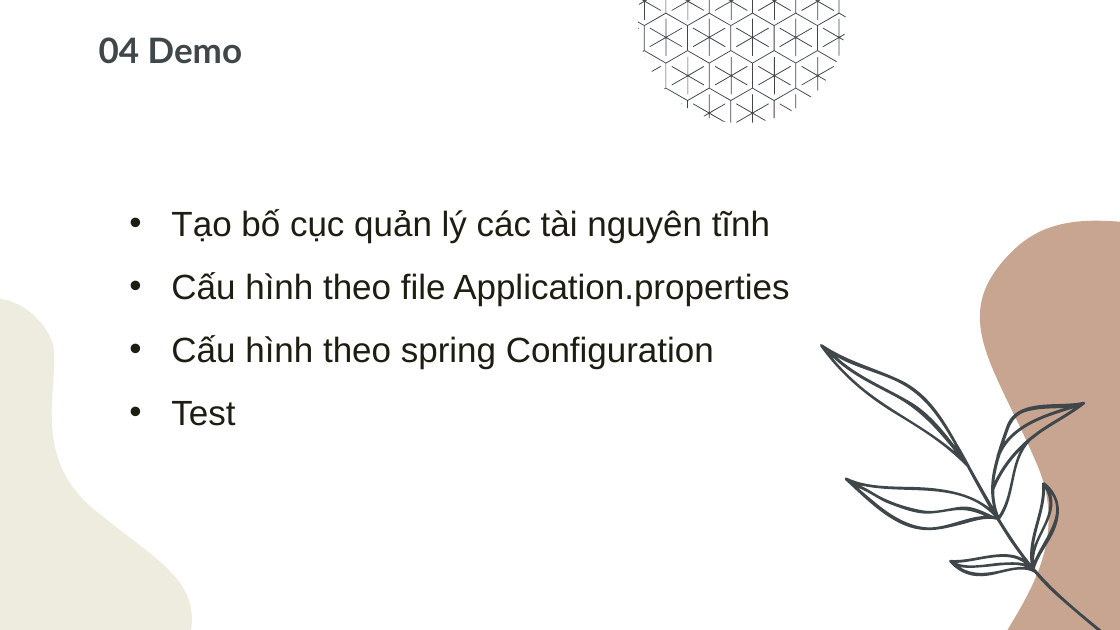
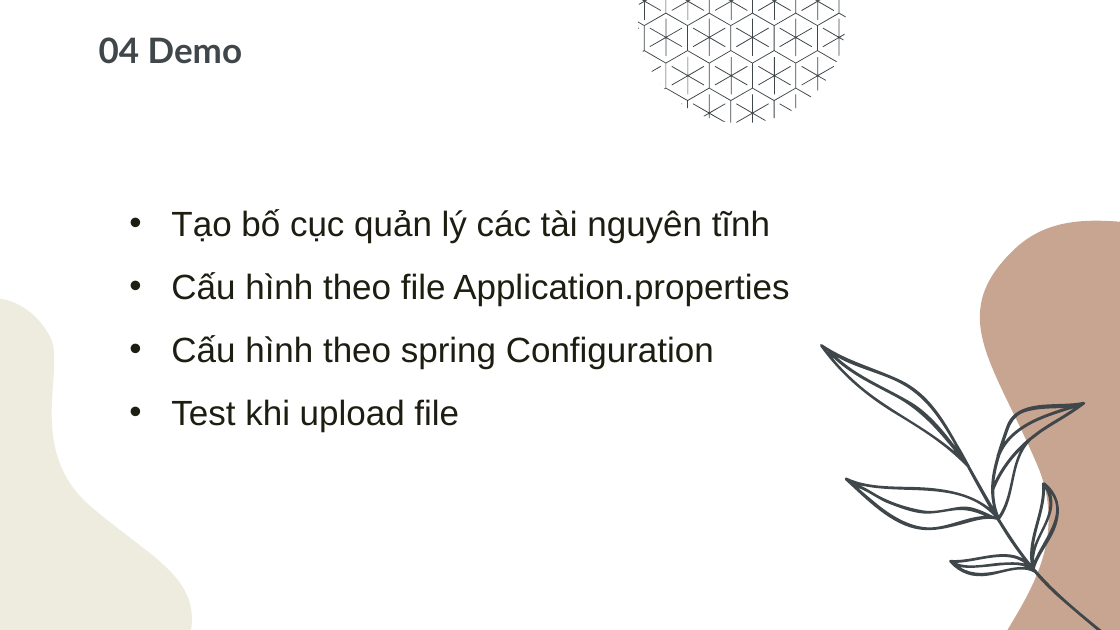
Before and after one commit to VoVanDuc20110635/CongNghePhanMemMoi, a slide deck: slide 19 of Nhom1_QuanLyTaiNguyenTinhVaThuMucTinhTrongSpringBoot.pptx (slide 17 before the commit). Drawn at 1120x630 pixels with LibreOffice and Linux fonts; fonts in the diff are those of the drawing. Boxes give left, top, right and bottom in pixels: in the first picture for what was removed or moved away, otherwise in the second. Text is boxed around its words. In the diff, an @@ line names an element or a change of style, - is before the commit and + after.

```diff
--- a/Nhom1_QuanLyTaiNguyenTinhVaThuMucTinhTrongSpringBoot.pptx
+++ b/Nhom1_QuanLyTaiNguyenTinhVaThuMucTinhTrongSpringBoot.pptx
@@ text at (171, 399, 459, 432): text changed @@
-• Test
+• Test khi upload file
```
Also in this commit, not shown: 8 other slides changed, 2 slides added.
